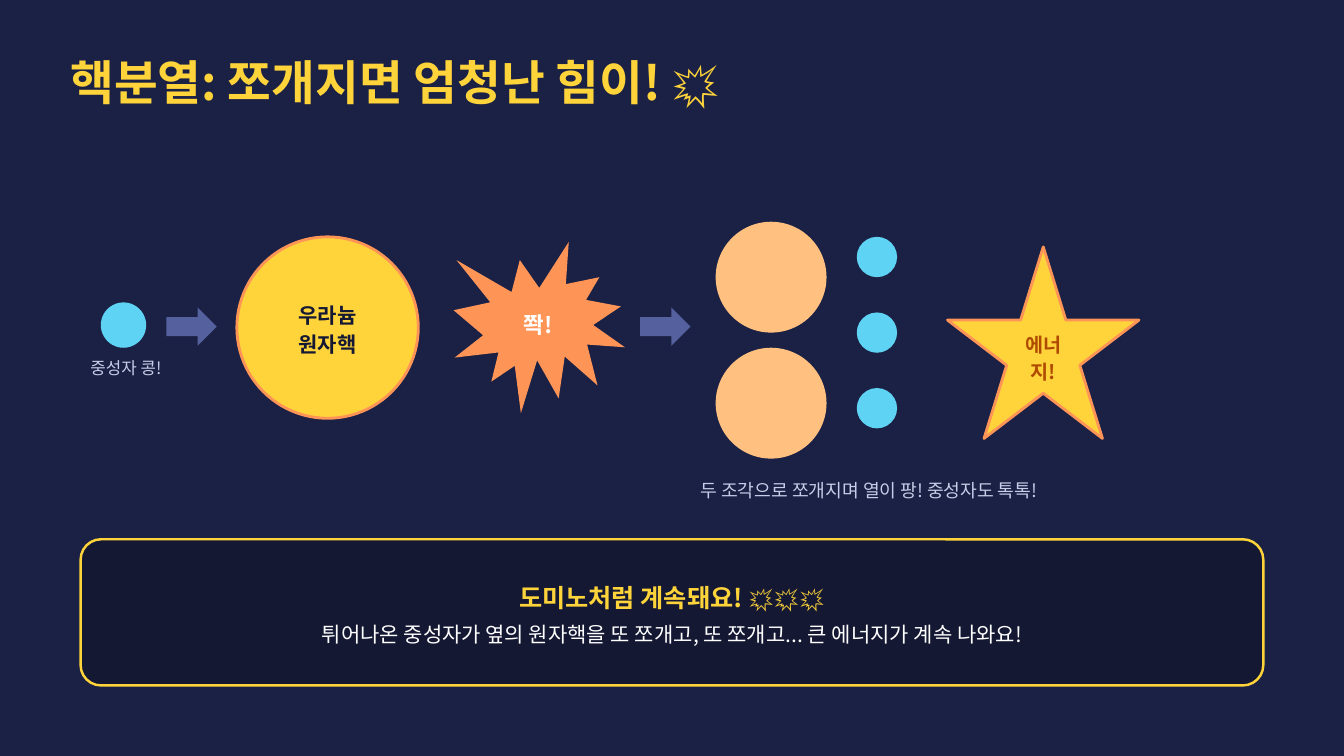
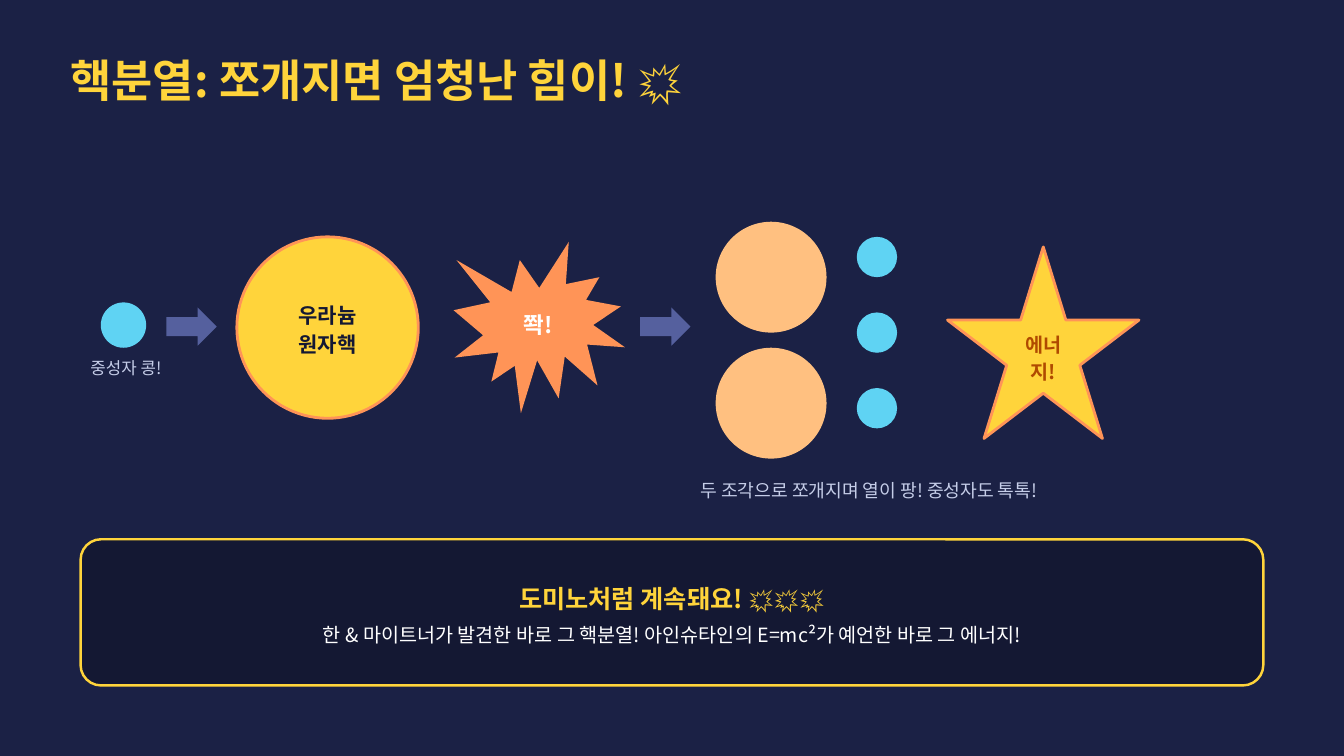
Before and after one commit to parksang-jun/ecture-materials, a slide deck: slide 21 of 강의자료/1일 어린이 연구원_초등 3-4학년용.pptx (slide 11 before the commit). Drawn at 1344x756 pixels with LibreOffice and Linux fonts; fonts in the diff are those of the drawing. Boxes give left, top, right and bottom in pixels: in the first picture for what was removed or moved away, otherwise in the second. Text is boxed around its words. In the diff, an @@ line names an element or a change of style, - is before the commit and + after.

```diff
--- a/강의자료/1일 어린이 연구원_초등 3-4학년용.pptx
+++ b/강의자료/1일 어린이 연구원_초등 3-4학년용.pptx
@@ text "핵분열: 쪼개지면 엄청난 힘이! 💥" at <box>71,59,627,101</box>: size 34 to 32 pt @@
@@ text in rounded rectangle at <box>323,624,1021,644</box>: text changed; size 15 to 14 pt @@
-튀어나온 중성자가 옆의 원자핵을 또 쪼개고, 또 쪼개고... 큰 에너지가 계속 나와요!
+한 & 마이트너가 발견한 바로 그 핵분열! 아인슈타인의 E=mc²가 예언한 바로 그 에너지!
```
Also in this commit, not shown: 28 other slides changed, 14 slides added, 2 slides removed, 4 other files.
